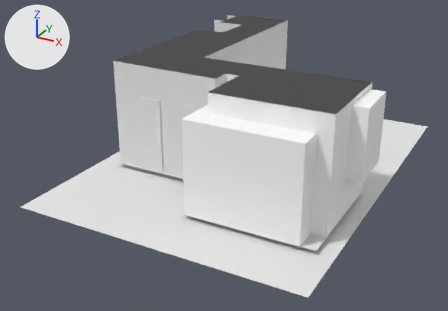
Renders of the Blender file vl.vlabs.com.ua/models/apartment/src/apartment.blend from each side of a commit.
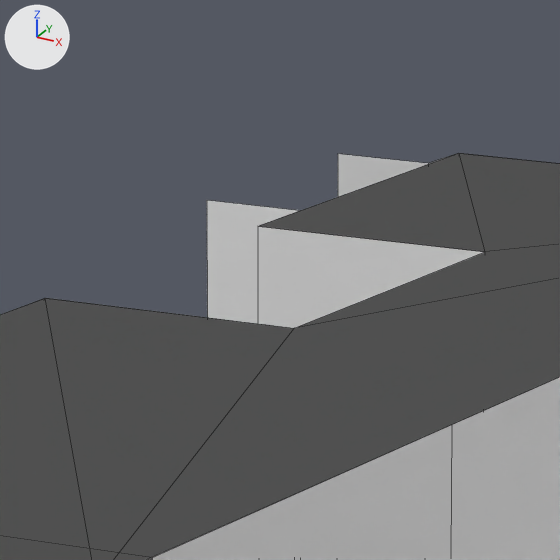
Old and new are each drawn whole from a 50 mm camera at (5.57, -11.43, 7.35) aimed at (-2.22, 2.73, 0.27) and again close up on the part from 43% to 56% of the width and 0% to 18% of the height. Lighting does not change. The marker at upper left points along +X, +Y and +Z. The close-ups show mesh edges as thin lines.

The first close-up shows 'ceiling', 'corridorWalls'.
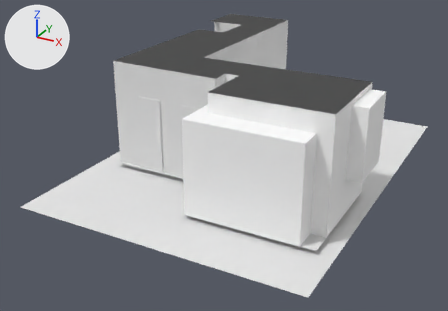
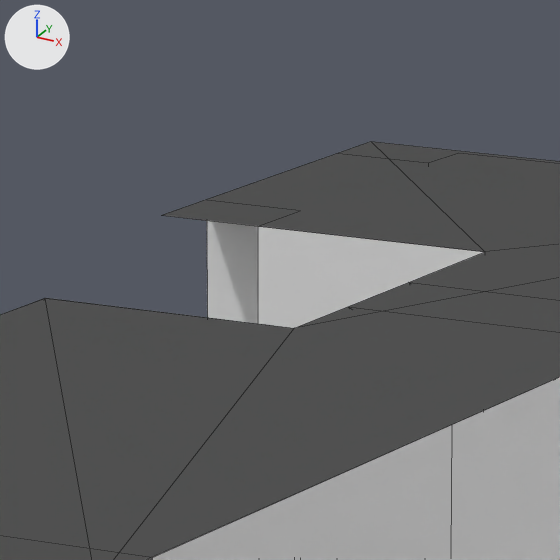
Patch to the scene script:
```diff
--- a/vl.vlabs.com.ua/models/apartment/src/apartment.blend.py
+++ b/vl.vlabs.com.ua/models/apartment/src/apartment.blend.py
@@ me_corridorwallsgeometry_004 @@
 me_corridorwallsgeometry_004.from_pydata(...)  # 14 vertices, 13 faces; spans x -0.05..6.64, y -7.69..0.73, z 0.0
 # used by ob_ceiling; location = (-4.899, 8.012, 2.96)
-me_corridorwallsgeometry_004.vertices[0].co = (0.0, -0.73, 0.0)  # pixel (257, 226)
-me_corridorwallsgeometry_004.vertices[1].co = (0.0, 0.73, 0.0)  # pixel (458, 153)
-me_corridorwallsgeometry_004.vertices[2].co = (1.91, 0.73, 0.0)
+# me_corridorwallsgeometry_004 part 1
+me_corridorwallsgeometry_004.vertices[0].co = (-0.38, -0.73, 0.0)  # pixel (161, 215)
+me_corridorwallsgeometry_004.vertices[1].co = (-0.38, 0.77, 0.0)  # pixel (370, 141)
+me_corridorwallsgeometry_004.vertices[2].co = (1.91, 0.77, 0.0)
 me_corridorwallsgeometry_004.materials.append(mat_ceilingmaterial)
```

Location of each change, (x1, y1, x2, y2) in pixels of the close-ups (560 x 560 px):
'ceiling', reshaped
    before: (0, 153, 560, 560)
    after: (0, 142, 560, 560)
